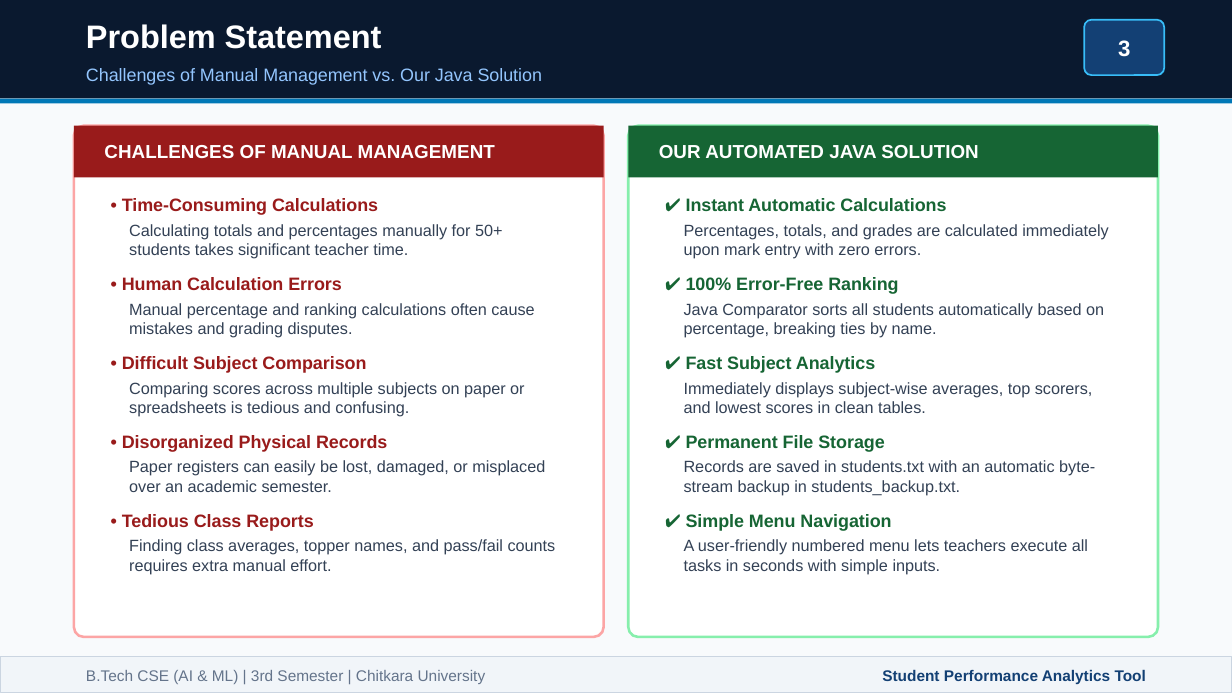
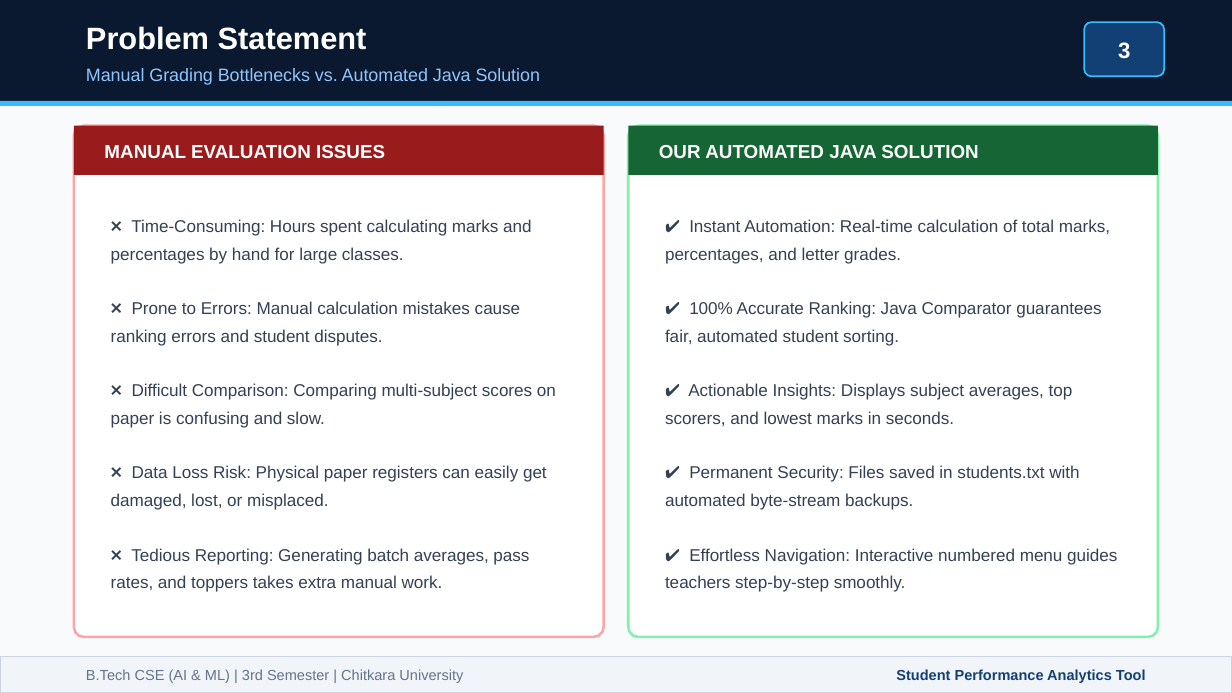
Before and after one commit to Tanmay-Arora19/java_project_sem3, a slide deck: slide 3 of Student_Performance_Analytics_Presentation.pptx. Drawn at 1232x693 pixels with LibreOffice and Linux fonts; fonts in the diff are those of the drawing. Boxes give left, top, right and bottom in pixels: in the first picture for what was removed or moved away, otherwise in the second. Text is boxed around its words. In the diff, an @@ line names an element or a change of style, - is before the commit and + after.

Commit message:
Streamline presentation: decrease text density, enhance visual polish, and make slides impressive

```diff
--- a/Student_Performance_Analytics_Presentation.pptx
+++ b/Student_Performance_Analytics_Presentation.pptx
@@ text "Problem Statement" at (x1=86, y1=26, x2=367, y2=50): size 19 to 18 pt @@
@@ rounded rectangle at (x1=1084, y1=22, x2=1164, y2=76): proportions changed @@
@@ text at (x1=86, y1=68, x2=540, y2=85): text changed @@
-Challenges of Manual Management vs. Our Java Solution
+Manual Grading Bottlenecks vs. Automated Java Solution
@@ rectangle at (x1=0, y1=101, x2=1232, y2=106): fill #0077B6 to #38BDF8 @@
@@ text at (x1=104, y1=145, x2=385, y2=158): text changed @@
-CHALLENGES OF MANUAL MANAGEMENT
+MANUAL EVALUATION ISSUES
@@ text removed at (x1=122, y1=198, x2=378, y2=215) @@
-• Time-Consuming Calculations
@@ text removed at (x1=686, y1=198, x2=946, y2=211) @@
-✔ Instant Automatic Calculations
@@ text added at (x1=111, y1=219, x2=556, y2=592), 10 pt, text #334155 @@
+❌ Time-Consuming: Hours spent calculating marks and percentages by hand for large classes.
+❌ Prone to Errors: Manual calculation mistakes cause ranking errors and student disputes.
+❌ Difficult Comparison: Comparing multi-subject scores on paper is confusing and slow.
+❌ Data Loss Risk: Physical paper registers can easily get damaged, lost, or misplaced.
+❌ Tedious Reporting: Generating batch averages, pass rates, and toppers takes extra manual work.
@@ text removed at (x1=129, y1=224, x2=503, y2=259) @@
-Calculating totals and percentages manually for 50+ students takes significant teacher time.
@@ text added at (x1=665, y1=219, x2=1117, y2=592), 10 pt, text #334155 @@
+✔ Instant Automation: Real-time calculation of total marks, percentages, and letter grades.
+✔ 100% Accurate Ranking: Java Comparator guarantees fair, automated student sorting.
+✔ Actionable Insights: Displays subject averages, top scorers, and lowest marks in seconds.
+✔ Permanent Security: Files saved in students.txt with automated byte-stream backups.
+✔ Effortless Navigation: Interactive numbered menu guides teachers step-by-step smoothly.
@@ text removed at (x1=684, y1=224, x2=1109, y2=259) @@
-Percentages, totals, and grades are calculated immediately upon mark entry with zero errors.
@@ text removed at (x1=122, y1=277, x2=342, y2=290) @@
-• Human Calculation Errors
@@ text removed at (x1=686, y1=277, x2=898, y2=294) @@
-✔ 100% Error-Free Ranking
@@ text removed at (x1=129, y1=303, x2=534, y2=338) @@
-Manual percentage and ranking calculations often cause mistakes and grading disputes.
@@ text removed at (x1=684, y1=303, x2=1104, y2=338) @@
-Java Comparator sorts all students automatically based on percentage, breaking ties by name.
@@ text removed at (x1=122, y1=356, x2=366, y2=373) @@
-• Difficult Subject Comparison
@@ text removed at (x1=686, y1=356, x2=875, y2=373) @@
-✔ Fast Subject Analytics
@@ text removed at (x1=129, y1=382, x2=524, y2=417) @@
-Comparing scores across multiple subjects on paper or spreadsheets is tedious and confusing.
@@ text removed at (x1=684, y1=382, x2=1093, y2=413) @@
-Immediately displays subject-wise averages, top scorers, and lowest scores in clean tables.
@@ text removed at (x1=122, y1=435, x2=387, y2=452) @@
-• Disorganized Physical Records
@@ text removed at (x1=686, y1=435, x2=885, y2=452) @@
-✔ Permanent File Storage
@@ text removed at (x1=129, y1=460, x2=545, y2=492) @@
-Paper registers can easily be lost, damaged, or misplaced over an academic semester.
@@ text removed at (x1=684, y1=460, x2=1095, y2=496) @@
-Records are saved in students.txt with an automatic byte-stream backup in students_backup.txt.
@@ text removed at (x1=122, y1=514, x2=313, y2=531) @@
-• Tedious Class Reports
@@ text removed at (x1=129, y1=539, x2=556, y2=575) @@
-Finding class averages, topper names, and pass/fail counts requires extra manual effort.
@@ text removed at (x1=684, y1=539, x2=1088, y2=575) @@
-A user-friendly numbered menu lets teachers execute all tasks in seconds with simple inputs.
@@ text removed at (x1=686, y1=514, x2=891, y2=531) @@
-✔ Simple Menu Navigation
@@ text "B.Tech CSE (AI & ML) ..." at (x1=86, y1=669, x2=463, y2=683): size 9 to 8.5 pt @@
@@ text "Student Performance Analytics Tool" at (x1=896, y1=669, x2=1146, y2=683): size 9 to 8.5 pt @@
```
Also in this commit, not shown: 14 other slides changed, 2 other files.
